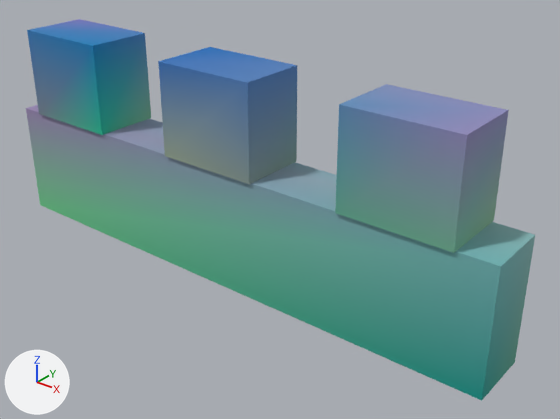
Two versions of the glTF model assets/kit/battlement_4m.glb, one commit apart.
Both versions are drawn from a 50 mm camera at (3.25, -3.56, 2.81) aimed at (0.31, 0.11, 0.53). Every picture has the same lights, and +X, +Y and +Z are marked at lower left. The older version comes first. Vertices at exactly the same position are counted once.

Objects in the first picture: 'battlement'.
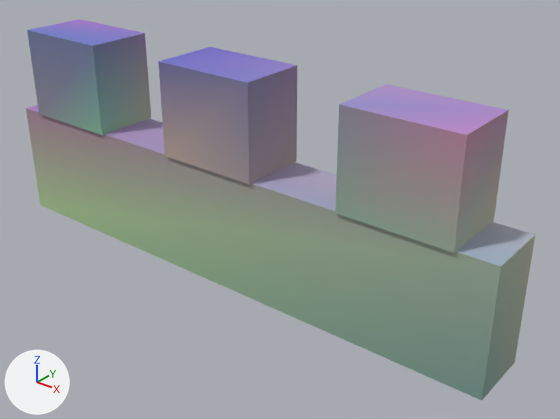
What differs and where, as boxes (x1, y1, x2, y2) in the pictures (560 x 419 px):
part 1 of me_battlement, recoloured
    both: (26, 34, 535, 400)
part 2 of me_battlement, recoloured
    both: (27, 19, 297, 184)
part 3 of me_battlement, recoloured
    both: (39, 46, 509, 252)
part 4 of me_battlement, recoloured
    both: (27, 61, 535, 235)

Edits to the bpy script that builds the scene:
```text
Change me_battlement:
    where me_battlement.from_pydata(...)  # 32 vertices, 48 faces; spans x -2.0..2.0, y -0.24..0.24, z 0.0..1.5
    used by ob_battlement; location = (0.0, 0.0, 0.0)
    me_battlement part 1: 21 faces centred in x -2.0..2.0, y -0.24..0.24, z 0.0..1.07 are repainted in the vertex colours; the middle colour goes from green #88d5bc to pale green #c5d4bd
    me_battlement part 2: 10 faces centred in x -1.8..0.35, y -0.24..0.24, z 1.28..1.5 are repainted in the vertex colours; the middle colour goes from blue #5497ec to blue #9b95ce
    me_battlement part 3: 12 faces centred in x -1.8..1.75, y -0.24..0.24, z 0.85..1.28 are repainted in the vertex colours; the middle colour goes from greyish blue #90abbc to light grey #c0b0c7
    me_battlement part 4: 5 faces centred in x -1.55..1.5, y -0.24..0.24, z 0.85..1.5 are repainted in the vertex colours; the middle colour goes from blue #98a6ec to purple #c9a5f6
```
